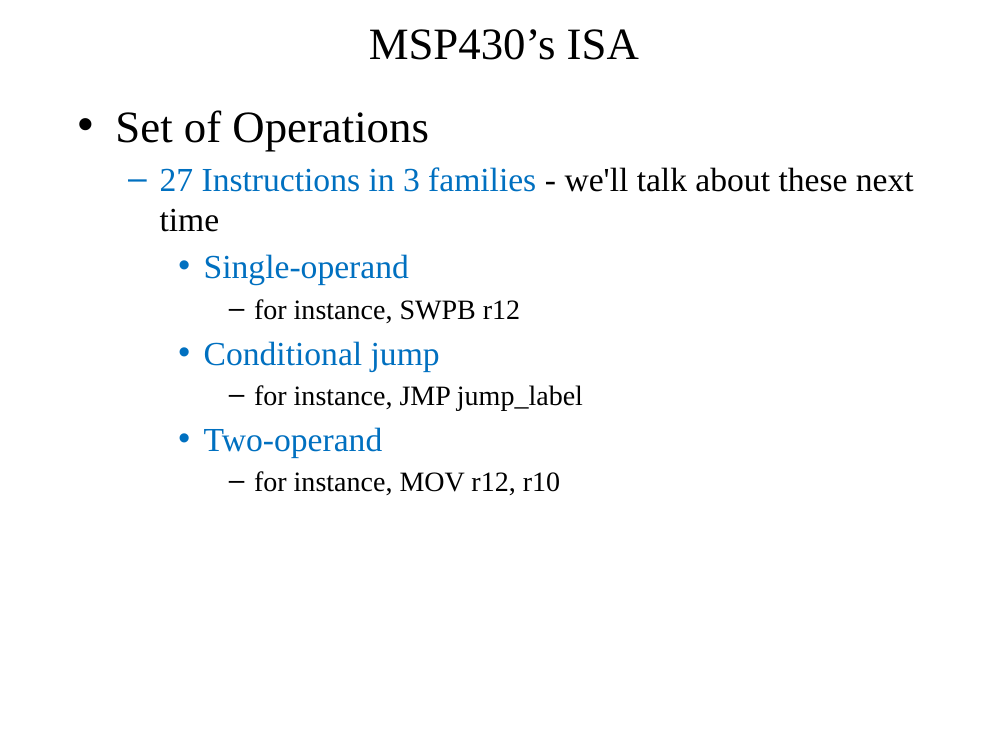
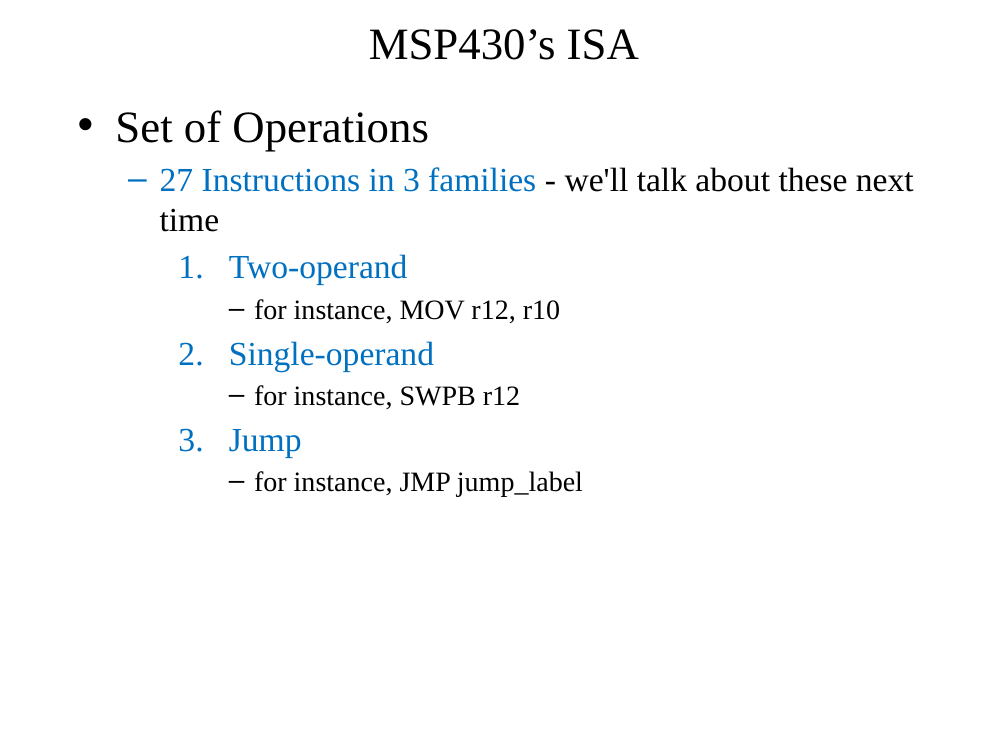
Before and after one commit to pw4rn3r/ECE382, a slide deck: slide 7 of notes/L2/Lsn2.pptx. Drawn at 1008x756 pixels with LibreOffice and Linux fonts; fonts in the diff are those of the drawing. Boxes give left, top, right and bottom in pixels: in the first picture for what was removed or moved away, otherwise in the second. Text is boxed around its words. In the diff, an @@ line names an element or a change of style, - is before the commit and + after.

```diff
--- a/notes/L2/Lsn2.pptx
+++ b/notes/L2/Lsn2.pptx
@@ text at <box>229,254,560,323</box>: paragraphs added @@
+    1. Two-operand
+      – for instance, MOV r12, r10
@@ text at <box>229,341,434,371</box>: bullet • to 1. @@
@@ text at <box>204,427,560,495</box>: paragraphs removed @@
-    • Two-operand
-      – for instance, MOV r12, r10
@@ text at <box>229,429,302,457</box>: text changed @@
-    • Conditional jump
+    3. Jump
```
Also in this commit, not shown: 1 other slide changed, 1 other file.
